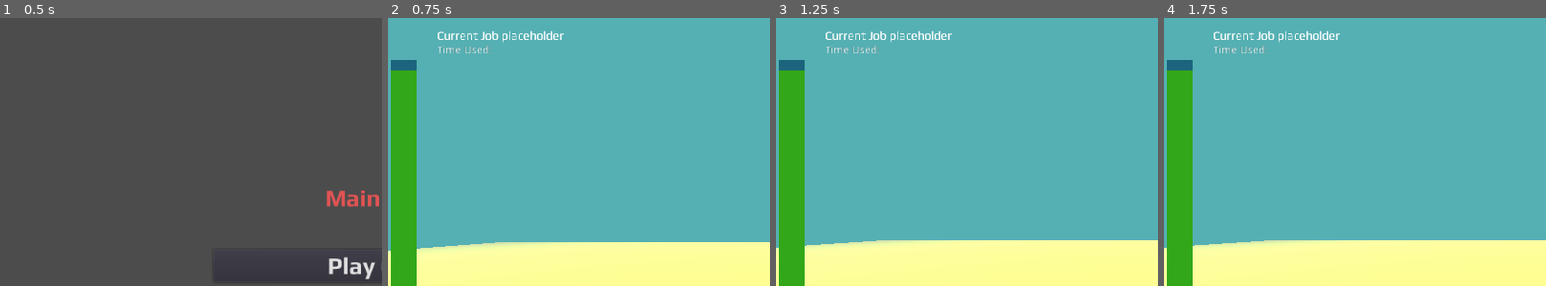
Above: before the commit, frames 1-4 (left to right).
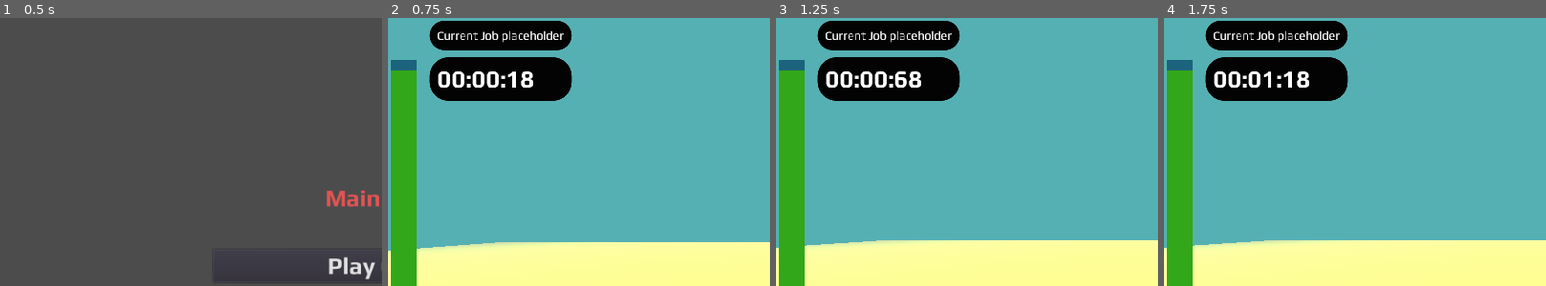
Above: after the commit, the same moments.

Repository: usw344/A-Cut-Above-Lawn-Mowing-Startup-public
Game: Godot game, scene res://Main.tscn
Same seed, same stepped clock (60 frames per second), same inputs: the game is played once before the commit and once after it.
Inputs (mouse positions are % of the whole screen's width and height, from its top left):
- Up to frame 1 (0.5 s): no input
- Up to frame 2 (0.75 s): click "Play Game" at 0.5 s
- Up to frame 3 (1.25 s): no input
- Up to frame 4 (1.75 s): click (97, 5) at 1.25 s
The pictures show only the part of the screen within x 0-50%, y 0-50%; the shares and areas given below are measured in that part.

Frame 1 is identical in both runs. In frame 2, 9.7% of the frame differs, in the area x 10-49%, y 1-31%; in frame 3, 9.7%; in frame 4, 9.7%.

Commit message:
added in time_elasped feature
Added in time elapsed since start of level feature into game

Diff:
--- a/Player_HUD/Player_HUD.tscn
+++ b/Player_HUD/Player_HUD.tscn
@@ -1,7 +1,8 @@
-[gd_scene load_steps=10 format=2]
+[gd_scene load_steps=11 format=2]
 
 [ext_resource path="res://Fonts/play_regular.tres" type="DynamicFontData" id=1]
 [ext_resource path="res://Assets/Player_HUD_UI/money_label_background_theme.tres" type="Theme" id=2]
+[ext_resource path="res://Player_HUD/Player_HUD_Manager.gd" type="Script" id=3]
 
 [sub_resource type="StyleBoxFlat" id=4]
 bg_color = Color( 0.2, 0.658824, 0.101961, 1 )
@@ -39,6 +40,7 @@
 font_data = ExtResource( 1 )
 
 [node name="Player_HUD" type="CanvasLayer"]
+script = ExtResource( 3 )
 
 [node name="Storage_ProgressBar" type="ProgressBar" parent="."]
 anchor_top = 0.5
@@ -95,15 +97,17 @@
 margin_top = 14.0
 margin_right = 236.0
 margin_bottom = 54.0
+theme = ExtResource( 2 )
+custom_constants/separation = 30
 
 [node name="Current_Job" type="Label" parent="Time_and_Job_Container"]
-margin_right = 170.0
+margin_right = 172.0
 margin_bottom = 19.0
 custom_fonts/font = SubResource( 7 )
 text = "Current Job placeholder"
 
 [node name="Current_Elasped_Time" type="Label" parent="Time_and_Job_Container"]
-margin_top = 23.0
-margin_right = 170.0
-margin_bottom = 37.0
+margin_top = 49.0
+margin_right = 172.0
+margin_bottom = 87.0
 text = "Time Used: "
--- /dev/null
+++ b/Player_HUD/Player_HUD_Manager.gd
@@ -0,0 +1,32 @@
+extends CanvasLayer
+
+##time since the "job" started
+var elaspsed_time = 0.0
+onready var timer_label = $Time_and_Job_Container/Current_Elasped_Time
+
+
+# Called when the node enters the scene tree for the first time.
+func _ready():
+	pass # Replace with function body.
+
+# Called every frame. 'delta' is the elapsed time since the previous frame.
+func _process(delta):
+	elaspsed_time += delta
+
+	timer_label.text = calc_time_in_string_format(elaspsed_time)
+
+"""
+	Internal function that takes in a float that is in seconds and converts it to string format:
+	minute:seconds:milliseconds
+
+	@param time_in_raw_seconds: float that represents seconds
+	@return time_string: A string representing time_in_raw_seconds in format minute:seconds:milliseconds
+"""
+func calc_time_in_string_format(time_in_raw_seconds):
+	var minutes = time_in_raw_seconds/60
+	var seconds = fmod(time_in_raw_seconds, 60)
+	var milliseconds = fmod(time_in_raw_seconds,1)*100
+
+	var time_string := "%02d:%02d:%02d" % [minutes, seconds, milliseconds]
+
+	return time_string
